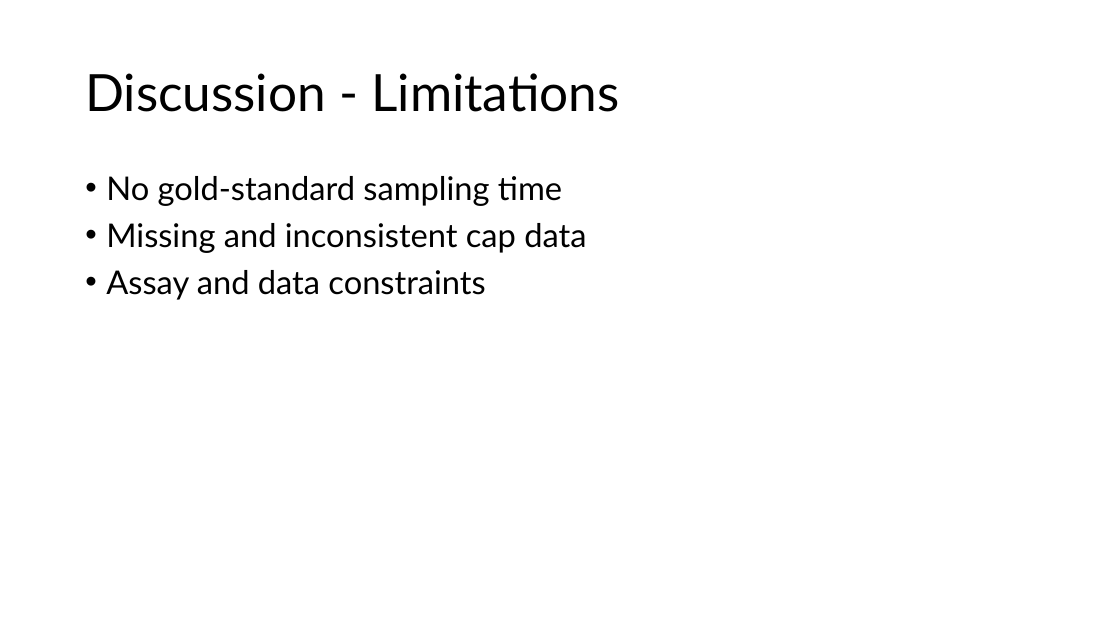
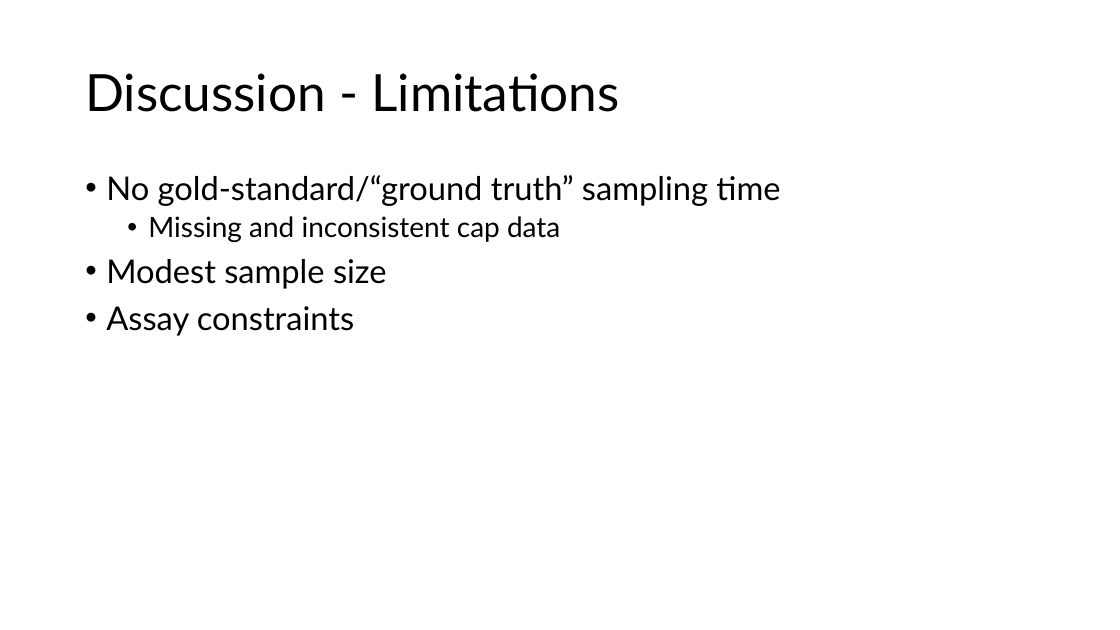
Before and after one commit to eweible/BIOS6624, a slide deck: slide 7 of P0/Dissemination/P0_Presentation.pptx. Drawn at 1120x630 pixels with LibreOffice and Linux fonts; fonts in the diff are those of the drawing. Boxes give left, top, right and bottom in pixels: in the first picture for what was removed or moved away, otherwise in the second. Text is boxed around its words. In the diff, an @@ line names an element or a change of style, - is before the commit and + after.

```diff
--- a/P0/Dissemination/P0_Presentation.pptx
+++ b/P0/Dissemination/P0_Presentation.pptx
@@ text at box(106, 175, 780, 206): text changed @@
-• No gold‑standard sampling time
+• No gold‑standard/“ground truth” sampling time
@@ text at box(148, 216, 560, 242): size 28 to 24 pt in "Missing and inconsistent cap data"; list level 1 to 2 in "Missing and inconsistent cap data" @@
@@ text at box(106, 259, 387, 336): text changed @@
-• Assay and data constraints
+• Modest sample size
+• Assay constraints
```
Also in this commit, not shown: 4 other slides changed, 2 other files.
